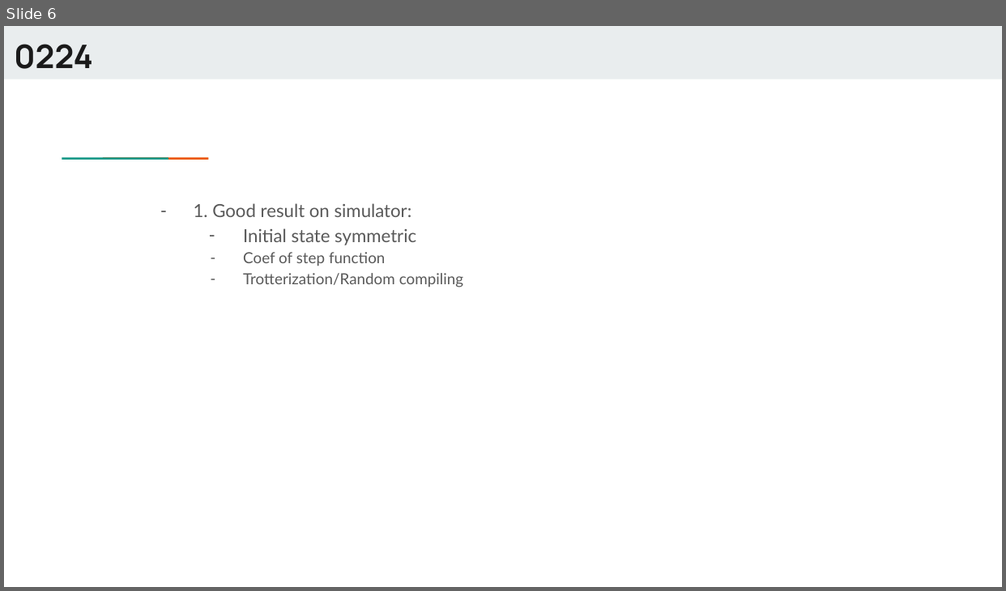
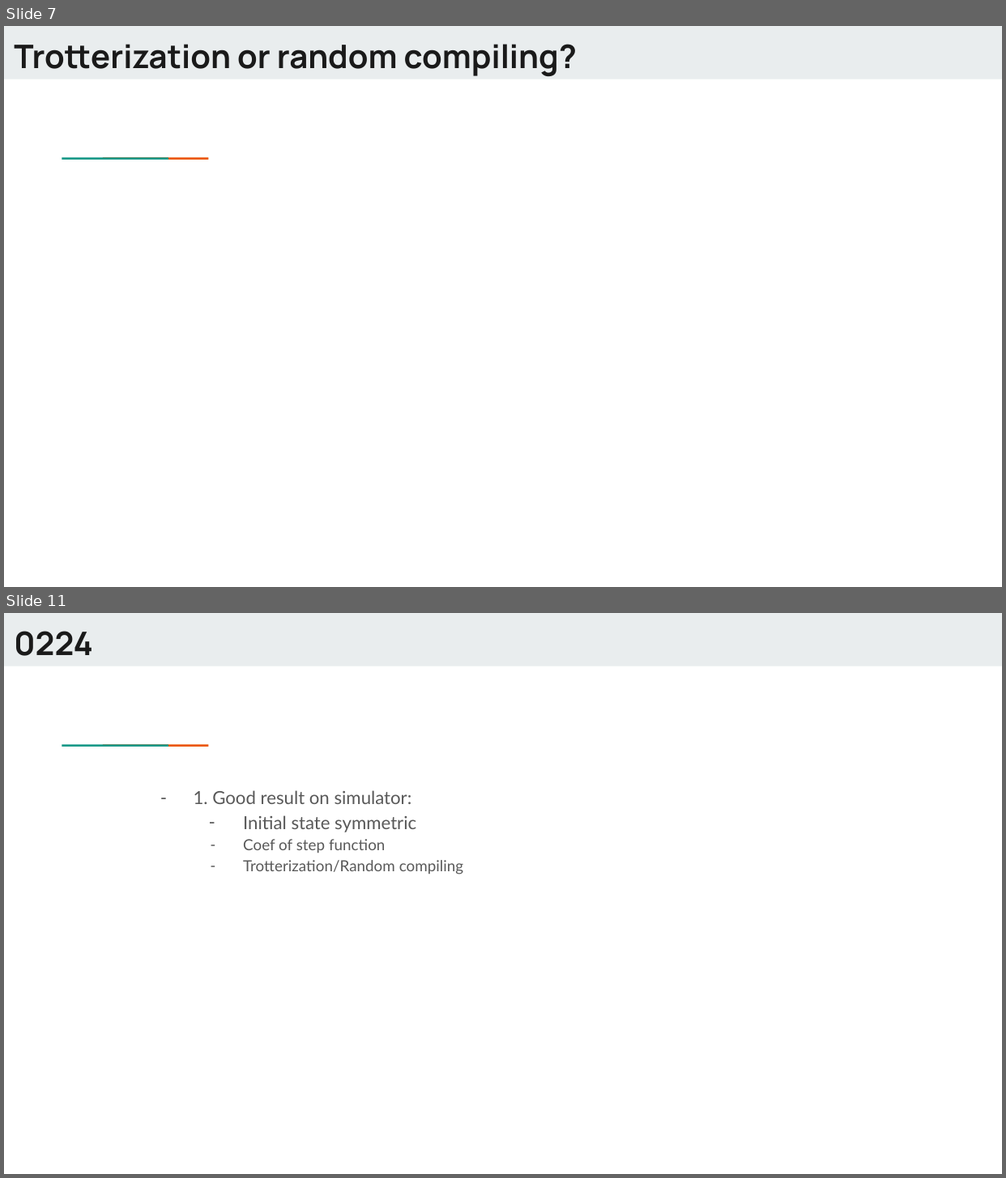
Before and after one commit to Dran-Z/QHack2023-SunnyDelft, a slide deck: QHack-SunnyDelft.pptx. Shown one above the other, each under a label of ours: slide 6 before the commit, slides 7 and 11 after it; the slides between them are not shown. The pictures are 1006x591 and 1006x1178 pixels, drawn with LibreOffice and Linux fonts; fonts in the diff are those of the drawing. Boxes give left, top, right and bottom in pixels: in the first picture for what was removed or moved away, otherwise in the second. Text is boxed around its words. In the diff, an @@ line names an element or a change of style, - is before the commit and + after.

```diff
--- a/QHack-SunnyDelft.pptx
+++ b/QHack-SunnyDelft.pptx
@@ slide 7 added at <box>4,26,1002,587</box>, background #FFFFFF; not listed: 3 template elements that a slide beside it also shows @@
@@ title added at <box>14,44,577,77</box>, 23.4 pt, text #1A1A1A, bold @@
+Trotterization or random compiling?
@@ what was slide 6 is now slide 11 @@
```
Also in this commit, not shown: 3 slides changed, 5 other slides added, 1 slide removed, 7 other files.
